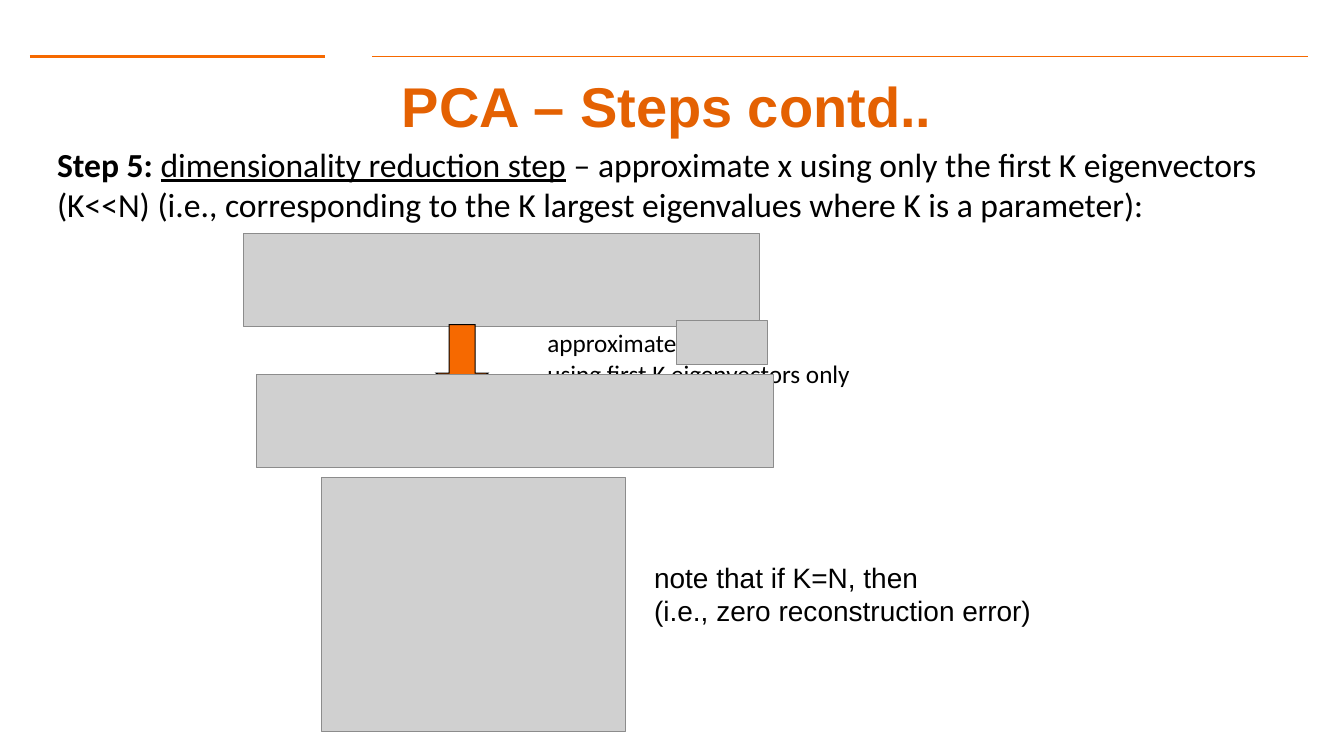
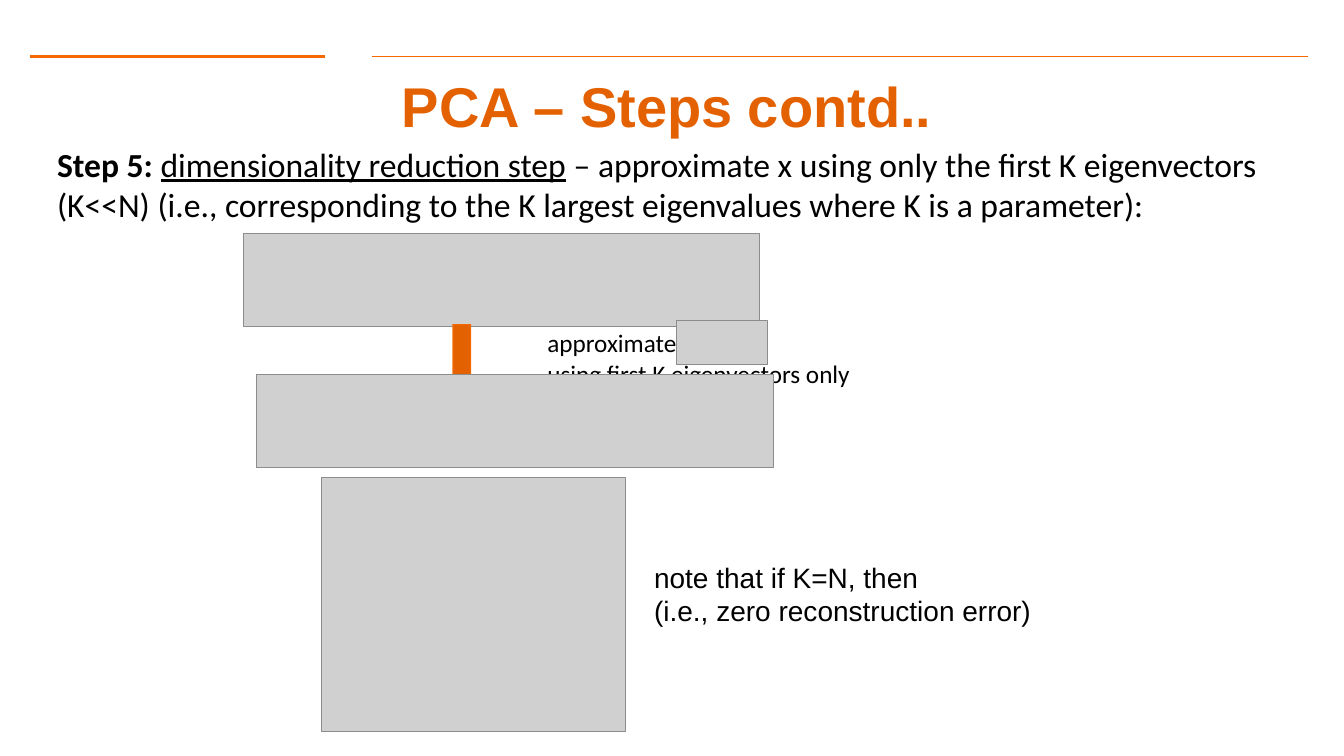
Before and after one commit to aiforsec/RIT-DSCI-633-FDS, a slide deck: slide 30 of Syllabus/Lecture 12/Lec12.pptx (slide 29 before the commit). Drawn at 1344x756 pixels with LibreOffice and Linux fonts; fonts in the diff are those of the drawing; grey boxes stand for pictures; background and template pictures are left out. Boxes give left, top, right and bottom in pixels: in the first picture for what was removed or moved away, otherwise in the second. Text is boxed around its words. In the diff, an @@ line names an element or a change of style, - is before the commit and + after.

```diff
--- a/Syllabus/Lecture 12/Lec12.pptx
+++ b/Syllabus/Lecture 12/Lec12.pptx
@@ down arrow: place and size @@
-down arrow at <box>437,325,489,396</box>
+down arrow at <box>445,325,480,396</box>
@@ down arrow at <box>445,325,480,396</box>: fill #F66900 to #E46102; outline #000000 0.75 pt to #F66900 0.75 pt @@
```
Also in this commit, not shown: 6 other slides changed, 1 slide added, 1 other file.
